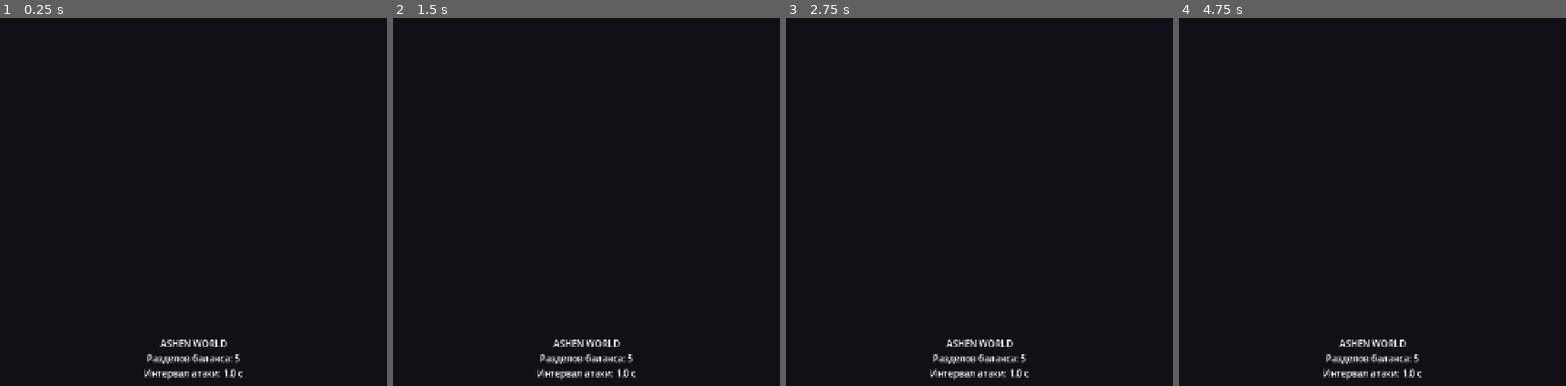
Above: before the commit, frames 1-4 (left to right).
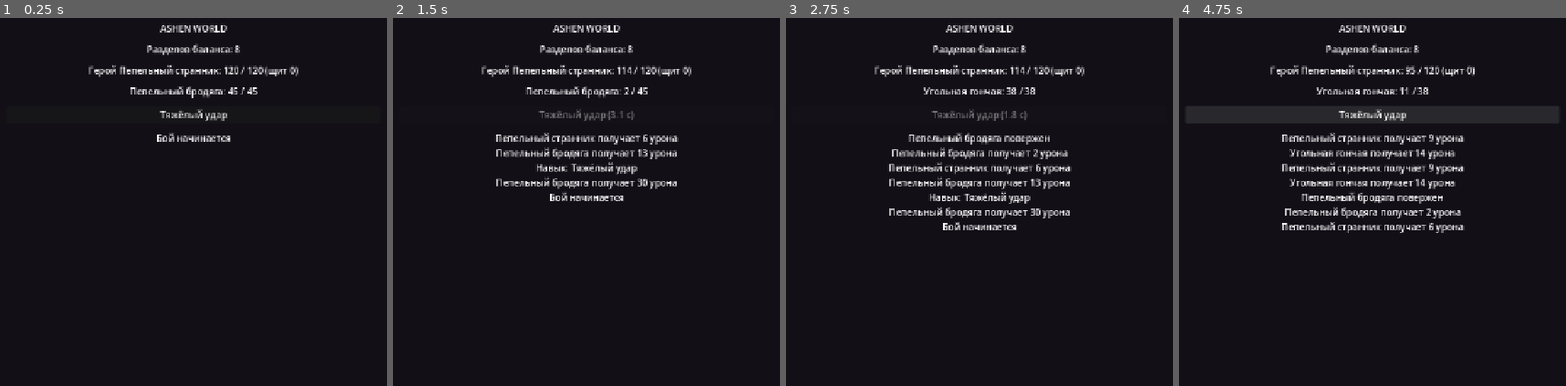
Above: after the commit, the same moments.

Repository: iZvex/AshenWorld
Game: Godot game, scene res://scenes/main/main.tscn
The game is run twice, just before and just after one commit, with the same random seed, the same clock (stepped at 60 frames per second) and the same inputs.
Inputs (mouse positions are in pixels of both pictures, inside the frame that each line leads up to):
- Up to frame 1 (0.25 s): no input
- Up to frame 2 (1.5 s): click (586, 113) at 0.5 s, where only the run after the commit has a clickable "Тяжёлый удар"; tap Enter at 1.25 s
- Up to frame 3 (2.75 s): tap Space at 2 s
- Up to frame 4 (4.75 s): tap Enter at 2.75 s; tap Space at 3.5 s

The runs differ from the first frame. In frame 1, 3.3% of the frame differs, in the area x 22-78%, y 1-99%; in frame 2, 5.5%; in frame 3, 6.4%; in frame 4, 11%, in the area x 1-99%, y 1-99%.

Commit message:
[skip ci] Добавлен прототип боя: автоатаки, урон, защита, навыки и точечные тесты

Diff:
--- a/data/balance.json
+++ b/data/balance.json
@@ -1,10 +1,54 @@
 {
-  "version": 1,
+  "version": 2,
   "combat": {
     "attack_interval_seconds": 1.0,
     "base_damage": 10,
     "critical_chance": 0.05,
-    "critical_multiplier": 1.5
+    "critical_multiplier": 1.5,
+    "defense_reduction_per_point": 0.02,
+    "max_defense_reduction": 0.6
+  },
+  "hero": {
+    "name": "Пепельный странник",
+    "max_health": 120,
+    "attack": 14,
+    "defense": 4,
+    "crit_chance": 0.05
+  },
+  "enemies": {
+    "ash_walker": {
+      "name": "Пепельный бродяга",
+      "max_health": 45,
+      "attack": 7,
+      "defense": 2,
+      "crit_chance": 0.0
+    },
+    "cinder_hound": {
+      "name": "Угольная гончая",
+      "max_health": 38,
+      "attack": 10,
+      "defense": 1,
+      "crit_chance": 0.0
+    },
+    "ruin_guard": {
+      "name": "Страж руин",
+      "max_health": 90,
+      "attack": 12,
+      "defense": 6,
+      "crit_chance": 0.0
+    }
+  },
+  "skills": {
+    "heavy_strike": {
+      "name": "Тяжёлый удар",
+      "cooldown_seconds": 4.0,
+      "damage_multiplier": 2.2
+    },
+    "ash_guard": {
+      "name": "Пепельный щит",
+      "cooldown_seconds": 6.0,
+      "shield_ratio": 0.25
+    }
   },
   "progression": {
     "base_experience": 100,
--- a/scenes/main/main.tscn
+++ b/scenes/main/main.tscn
@@ -20,19 +20,47 @@
 grow_vertical = 2
 color = Color(0.07, 0.06, 0.09, 1)
 
-[node name="StatusLabel" type="Label" parent="."]
+[node name="Panel" type="VBoxContainer" parent="."]
 layout_mode = 1
-anchors_preset = 8
-anchor_left = 0.5
-anchor_top = 0.5
-anchor_right = 0.5
-anchor_bottom = 0.5
-offset_left = -300.0
-offset_top = -60.0
-offset_right = 300.0
-offset_bottom = 60.0
+anchors_preset = 15
+anchor_right = 1.0
+anchor_bottom = 1.0
+offset_left = 32.0
+offset_top = 48.0
+offset_right = -32.0
+offset_bottom = -48.0
 grow_horizontal = 2
 grow_vertical = 2
+theme_override_constants/separation = 14
+
+[node name="TitleLabel" type="Label" parent="Panel"]
+layout_mode = 2
+text = "ASHEN WORLD"
+horizontal_alignment = 1
+
+[node name="BalanceLabel" type="Label" parent="Panel"]
+layout_mode = 2
 text = "Загрузка..."
 horizontal_alignment = 1
-vertical_alignment = 1
+
+[node name="HeroLabel" type="Label" parent="Panel"]
+layout_mode = 2
+text = "Герой: —"
+horizontal_alignment = 1
+
+[node name="EnemyLabel" type="Label" parent="Panel"]
+layout_mode = 2
+text = "Противник: —"
+horizontal_alignment = 1
+
+[node name="SkillButton" type="Button" parent="Panel"]
+layout_mode = 2
+text = "Тяжёлый удар"
+
+[node name="LogLabel" type="Label" parent="Panel"]
+layout_mode = 2
+size_flags_vertical = 3
+text = "Лог боя появится здесь"
+horizontal_alignment = 1
+vertical_alignment = 0
+autowrap_mode = 2
--- /dev/null
+++ b/scripts/combat/combat_catalog.gd
@@ -0,0 +1,46 @@
+extends RefCounted
+
+# Чтение боевых данных из единого файла баланса. Используется и игрой,
+# и точечным тестом, поэтому правила загрузки не дублируются.
+
+const BALANCE_PATH: String = "res://data/balance.json"
+
+
+static func load_balance() -> Dictionary:
+	var file: FileAccess = FileAccess.open(BALANCE_PATH, FileAccess.READ)
+	if file == null:
+		push_error("Не удалось открыть файл баланса: %s" % BALANCE_PATH)
+		return {}
+	var text: String = file.get_as_text()
+	file.close()
+	var parsed: Variant = JSON.parse_string(text)
+	if not parsed is Dictionary:
+		push_error("Некорректный файл баланса: %s" % BALANCE_PATH)
+		return {}
+	return parsed as Dictionary
+
+
+static func combat_balance(balance: Dictionary) -> Dictionary:
+	return balance.get("combat", {}) as Dictionary
+
+
+static func hero_data(balance: Dictionary) -> Dictionary:
+	return balance.get("hero", {}) as Dictionary
+
+
+static func skill_map(balance: Dictionary) -> Dictionary:
+	return balance.get("skills", {}) as Dictionary
+
+
+static func enemy_list(balance: Dictionary) -> Array:
+	var enemies: Dictionary = balance.get("enemies", {}) as Dictionary
+	var keys: Array = enemies.keys()
+	keys.sort()
+	var result: Array = []
+	for key in keys:
+		var entry: Variant = enemies[key]
+		if entry is Dictionary:
+			var copy: Dictionary = (entry as Dictionary).duplicate()
+			copy["id"] = str(key)
+			result.append(copy)
+	return result
--- /dev/null
+++ b/scripts/combat/combat_formulas.gd
@@ -0,0 +1,26 @@
+extends RefCounted
+
+# Все формулы боя собраны здесь и читают коэффициенты из единого файла баланса.
+# Дублировать расчёты в других скриптах запрещено.
+
+const DEFAULT_REDUCTION_PER_POINT: float = 0.02
+const DEFAULT_MAX_REDUCTION: float = 0.6
+const DEFAULT_CRITICAL_MULTIPLIER: float = 1.5
+
+
+static func defense_reduction(defense: float, balance: Dictionary) -> float:
+	var per_point: float = float(balance.get("defense_reduction_per_point", DEFAULT_REDUCTION_PER_POINT))
+	var cap: float = float(balance.get("max_defense_reduction", DEFAULT_MAX_REDUCTION))
+	return clampf(maxf(0.0, defense) * per_point, 0.0, cap)
+
+
+static func calculate_damage(attack: float, target_defense: float, multiplier: float, is_critical: bool, balance: Dictionary) -> float:
+	var reduction: float = defense_reduction(target_defense, balance)
+	var damage: float = maxf(0.0, attack) * (1.0 - reduction) * maxf(0.0, multiplier)
+	if is_critical:
+		damage *= float(balance.get("critical_multiplier", DEFAULT_CRITICAL_MULTIPLIER))
+	return maxf(0.0, damage)
+
+
+static func roll_critical(crit_chance: float, rng: RandomNumberGenerator) -> bool:
+	return rng.randf() < clampf(crit_chance, 0.0, 1.0)
--- /dev/null
+++ b/scripts/combat/combat_system.gd
@@ -0,0 +1,116 @@
+extends RefCounted
+
+# Логика автоматического боя: не зависит от сцен и интерфейса, поэтому
+# проверяется отдельным точечным тестом без запуска всей игры.
+
+const Combatant = preload("res://scripts/combat/combatant.gd")
+const CombatFormulas = preload("res://scripts/combat/combat_formulas.gd")
+
+signal damage_dealt(target_name: String, amount: float, is_critical: bool)
+signal enemy_defeated(enemy_name: String)
+signal hero_defeated()
+signal skill_used(skill_name: String)
+signal shield_changed(amount: float)
+
+var balance: Dictionary = {}
+var hero
+var enemy
+var enemies: Array = []
+var skills: Dictionary = {}
+var rng: RandomNumberGenerator = RandomNumberGenerator.new()
+var elapsed: float = 0.0
+var hero_next_attack: float = 0.0
+var enemy_next_attack: float = 0.0
+var skill_cooldowns: Dictionary = {}
+var enemy_index: int = -1
+var running: bool = false
+
+
+func _init(hero_data: Dictionary, enemy_list: Array, skill_map: Dictionary, combat_balance: Dictionary, seed_value: int = 12345) -> void:
+	balance = combat_balance
+	enemies = enemy_list.duplicate()
+	skills = skill_map
+	rng.seed = seed_value
+	hero = Combatant.new(hero_data)
+	hero.crit_chance = float(combat_balance.get("critical_chance", hero.crit_chance))
+	var interval: float = float(combat_balance.get("attack_interval_seconds", 1.0))
+	hero_next_attack = interval
+	running = true
+	spawn_next_enemy(interval)
+
+
+func spawn_next_enemy(interval: float = -1.0) -> void:
+	enemy_index += 1
+	if enemy_index >= enemies.size():
+		enemy = null
+		running = false
+		return
+	enemy = Combatant.new(enemies[enemy_index])
+	if interval < 0.0:
+		interval = float(balance.get("attack_interval_seconds", 1.0))
+	enemy_next_attack = elapsed + interval
+
+
+func advance(delta: float) -> void:
+	if not running or delta <= 0.0:
+		return
+	elapsed += delta
+	var interval: float = float(balance.get("attack_interval_seconds", 1.0))
+	if hero_next_attack <= elapsed and hero.alive:
+		perform_attack(hero, enemy, 1.0)
+		hero_next_attack = elapsed + interval
+	if enemy != null and enemy.alive and enemy_next_attack <= elapsed:
+		perform_attack(enemy, hero, 1.0)
+		enemy_next_attack = elapsed + interval
+
+
+func perform_attack(attacker, target, multiplier: float) -> void:
+	if target == null or not target.alive or not attacker.alive:
+		return
+	var critical: bool = CombatFormulas.roll_critical(attacker.crit_chance, rng)
+	var amount: float = CombatFormulas.calculate_damage(attacker.attack, target.defense, multiplier, critical, balance)
+	var dealt: float = target.receive_damage(amount)
+	damage_dealt.emit(target.display_name, dealt, critical)
+	if not target.alive:
+		if target == hero:
+			hero_defeated.emit()
+			running = false
+		elif enemy != null and target == enemy:
+			enemy_defeated.emit(target.display_name)
+			spawn_next_enemy()
+
+
+func use_skill(skill_id: String) -> bool:
+	if not running or not hero.alive or not skills.has(skill_id):
+		return false
+	if get_cooldown_remaining(skill_id) > 0.0:
+		return false
+	var skill: Dictionary = skills[skill_id] as Dictionary
+	skill_cooldowns[skill_id] = elapsed + float(skill.get("cooldown_seconds", 1.0))
+	var multiplier: float = float(skill.get("damage_multiplier", 0.0))
+	if multiplier > 0.0 and enemy != null:
+		perform_attack(hero, enemy, multiplier)
+	var shield_ratio: float = float(skill.get("shield_ratio", 0.0))
+	if shield_ratio > 0.0:
+		var shield_amount: float = hero.max_health * shield_ratio
+		hero.add_shield(shield_amount)
+		shield_changed.emit(shield_amount)
+	skill_used.emit(str(skill.get("name", skill_id)))
+	return true
+
+
+func get_cooldown_remaining(skill_id: String) -> float:
+	return maxf(0.0, float(skill_cooldowns.get(skill_id, 0.0)) - elapsed)
+
+
+func get_state() -> Dictionary:
+	return {
+		"hero_health": hero.health,
+		"hero_max_health": hero.max_health,
+		"hero_shield": hero.shield,
+		"enemy_name": enemy.display_name if enemy != null else "",
+		"enemy_health": enemy.health if enemy != null else 0.0,
+		"enemy_max_health": enemy.max_health if enemy != null else 0.0,
+		"running": running,
+		"defeated": maxi(0, enemy_index),
+	}
--- /dev/null
+++ b/scripts/combat/combatant.gd
@@ -0,0 +1,44 @@
+extends RefCounted
+
+# Состояние одного участника боя. Формулы урона сюда не входят:
+# они собраны в combat_formulas.gd и не дублируются.
+
+var display_name: String = ""
+var max_health: float = 0.0
+var health: float = 0.0
+var attack: float = 0.0
+var defense: float = 0.0
+var crit_chance: float = 0.0
+var shield: float = 0.0
+var alive: bool = true
+
+
+func _init(data: Dictionary) -> void:
+	display_name = str(data.get("name", "Безымянный"))
+	max_health = maxf(1.0, float(data.get("max_health", 1.0)))
+	health = max_health
+	attack = maxf(0.0, float(data.get("attack", 0.0)))
+	defense = maxf(0.0, float(data.get("defense", 0.0)))
+	crit_chance = clampf(float(data.get("crit_chance", 0.0)), 0.0, 1.0)
+
+
+func receive_damage(amount: float) -> float:
+	if not alive or amount <= 0.0:
+		return 0.0
+	var absorbed: float = minf(shield, amount)
+	shield -= absorbed
+	var to_health: float = minf(health, amount - absorbed)
+	health = maxf(0.0, health - to_health)
+	if health <= 0.0:
+		alive = false
+	return to_health
+
+
+func add_shield(amount: float) -> void:
+	shield = maxf(0.0, shield + amount)
+
+
+func restore() -> void:
+	health = max_health
+	shield = 0.0
+	alive = true
--- a/scripts/main/main.gd
+++ b/scripts/main/main.gd
@@ -1,15 +1,96 @@
 extends Control
 
-# Стартовая сцена проекта. Показывает реальное состояние загрузки данных:
-# сколько разделов баланса прочитано и какой интервал атаки задан.
-# Неработающих кнопок и заглушек интерфейса здесь нет.
+# Стартовая сцена с работающим прототипом боя. Каждый элемент интерфейса
+# показывает реальное состояние CombatSystem, заглушек здесь нет.
 
-@onready var status_label: Label = $StatusLabel
+const CombatSystem = preload("res://scripts/combat/combat_system.gd")
+const CombatCatalog = preload("res://scripts/combat/combat_catalog.gd")
+
+@onready var balance_label: Label = $Panel/BalanceLabel
+@onready var hero_label: Label = $Panel/HeroLabel
+@onready var enemy_label: Label = $Panel/EnemyLabel
+@onready var log_label: Label = $Panel/LogLabel
+@onready var skill_button: Button = $Panel/SkillButton
+
+var system
+var log_lines: PackedStringArray = PackedStringArray()
 
 
 func _ready() -> void:
-	var sections: int = GameConfig.values.size()
-	var combat: Dictionary = GameConfig.get_section("combat")
-	var interval: float = float(combat.get("attack_interval_seconds", 0.0))
-	status_label.text = "ASHEN WORLD\nРазделов баланса: %d\nИнтервал атаки: %.1f с" % [sections, interval]
-	print("Главная сцена готова, разделов баланса: %d" % sections)
+	var data: Dictionary = GameConfig.values
+	balance_label.text = "Разделов баланса: %d" % data.size()
+	system = CombatSystem.new(
+		CombatCatalog.hero_data(data),
+		CombatCatalog.enemy_list(data),
+		CombatCatalog.skill_map(data),
+		CombatCatalog.combat_balance(data),
+	)
+	system.damage_dealt.connect(_on_damage_dealt)
+	system.enemy_defeated.connect(_on_enemy_defeated)
+	system.hero_defeated.connect(_on_hero_defeated)
+	system.skill_used.connect(_on_skill_used)
+	system.shield_changed.connect(_on_shield_changed)
+	skill_button.pressed.connect(_on_skill_pressed)
+	_add_log("Бой начинается")
+	_update_view()
+	print("Прототип боя запущен, противников: %d" % CombatCatalog.enemy_list(data).size())
+
+
+func _process(delta: float) -> void:
+	system.advance(delta)
+	_update_view()
+
+
+func _update_view() -> void:
+	hero_label.text = "Герой %s: %.0f / %.0f (щит %.0f)" % [
+		system.hero.display_name,
+		system.hero.health,
+		system.hero.max_health,
+		system.hero.shield,
+	]
+	if system.enemy != null:
+		enemy_label.text = "%s: %.0f / %.0f" % [
+			system.enemy.display_name,
+			system.enemy.health,
+			system.enemy.max_health,
+		]
+	else:
+		enemy_label.text = "Противники повержены"
+	var remaining: float = system.get_cooldown_remaining("heavy_strike")
+	skill_button.disabled = not system.running or remaining > 0.0
+	if remaining > 0.0:
+		skill_button.text = "Тяжёлый удар (%.1f с)" % remaining
+	else:
+		skill_button.text = "Тяжёлый удар"
+
+
+func _on_skill_pressed() -> void:
+	system.use_skill("heavy_strike")
+
+
+func _on_damage_dealt(target_name: String, amount: float, is_critical: bool) -> void:
+	var suffix: String = " — критический удар!" if is_critical else ""
+	_add_log("%s получает %.0f урона%s" % [target_name, amount, suffix])
+
+
+func _on_enemy_defeated(enemy_name: String) -> void:
+	_add_log("%s повержен" % enemy_name)
+
+
+func _on_hero_defeated() -> void:
+	_add_log("Герой пал")
+
+
+func _on_skill_used(skill_name: String) -> void:
+	_add_log("Навык: %s" % skill_name)
+
+
+func _on_shield_changed(amount: float) -> void:
+	_add_log("Щит увеличен на %.0f" % amount)
+
+
+func _add_log(line: String) -> void:
+	log_lines.insert(0, line)
+	if log_lines.size() > 7:
+		log_lines.resize(7)
+	log_label.text = "\n".join(log_lines)
--- /dev/null
+++ b/tests/test_combat.gd
@@ -0,0 +1,139 @@
+extends SceneTree
+
+# Точечная проверка ТОЛЬКО боевой системы второго этапа.
+# Запуск: godot --headless --path . --script tests/test_combat.gd
+# Полная сборка APK для этой проверки не требуется.
+
+const CombatSystem = preload("res://scripts/combat/combat_system.gd")
+const CombatFormulas = preload("res://scripts/combat/combat_formulas.gd")
+const CombatCatalog = preload("res://scripts/combat/combat_catalog.gd")
+const Combatant = preload("res://scripts/combat/combatant.gd")
+
+var passed: int = 0
+var failed: int = 0
+
+
+func _initialize() -> void:
+	print("Проверка боевой системы второго этапа")
+	var data: Dictionary = CombatCatalog.load_balance()
+	_check("Файл баланса загружен", not data.is_empty())
+	var balance: Dictionary = CombatCatalog.combat_balance(data)
+	_check("Настройки боя загружены", not balance.is_empty())
+	var enemies: Array = CombatCatalog.enemy_list(data)
+	_check("Противники загружены", enemies.size() >= 3)
+	var skills: Dictionary = CombatCatalog.skill_map(data)
+	_check("Навыки загружены", skills.size() >= 2)
+
+	_test_formulas(balance)
+	_test_combatant()
+	_test_auto_battle(data, balance, enemies, skills)
+	_test_skills(data, balance, skills)
+	_test_defeat_and_death(balance, skills)
+
+	print("Итого: %d проверок пройдено, %d провалено" % [passed, failed])
+	quit(1 if failed > 0 else 0)
+
+
+func _check(name: String, condition: bool) -> void:
+	if condition:
+		passed += 1
+		print("  ✓ ", name)
+	else:
+		failed += 1
+		printerr("  ✗ ", name)
+
+
+func _test_formulas(balance: Dictionary) -> void:
+	var plain: float = CombatFormulas.calculate_damage(10.0, 0.0, 1.0, false, balance)
+	_check("Урон без защиты равен атаке", is_equal_approx(plain, 10.0))
+	var critical: float = CombatFormulas.calculate_damage(10.0, 0.0, 1.0, true, balance)
+	_check("Критический урон учитывает множитель баланса", is_equal_approx(critical, 10.0 * float(balance.get("critical_multiplier", 1.5))))
+	var defended: float = CombatFormulas.calculate_damage(10.0, 10.0, 1.0, false, balance)
+	var expected: float = 10.0 * (1.0 - 10.0 * float(balance.get("defense_reduction_per_point", 0.02)))
+	_check("Защита снижает урон по коэффициенту из данных", is_equal_approx(defended, expected))
+	var capped: float = CombatFormulas.defense_reduction(1000.0, balance)
+	_check("Снижение урона ограничено пределом", is_equal_approx(capped, float(balance.get("max_defense_reduction", 0.6))))
+	var changed: Dictionary = balance.duplicate()
+	changed["critical_multiplier"] = 3.0
+	_check("Формула читает коэффициент из данных, а не из константы", is_equal_approx(CombatFormulas.calculate_damage(10.0, 0.0, 1.0, true, changed), 30.0))
+	var boosted: float = CombatFormulas.calculate_damage(10.0, 0.0, 2.0, false, balance)
+	_check("Множитель навыка увеличивает урон", is_equal_approx(boosted, 20.0))
+	_check("Нулевая атака не даёт отрицательного урона", is_equal_approx(CombatFormulas.calculate_damage(-5.0, 0.0, 1.0, true, balance), 0.0))
+
+
+func _test_combatant() -> void:
+	var fighter = Combatant.new({"name": "Испытуемый", "max_health": 100.0, "attack": 10.0, "defense": 0.0})
+	_check("Здоровье после создания полное", is_equal_approx(fighter.health, 100.0))
+	var dealt: float = fighter.receive_damage(30.0)
+	_check("Урон уменьшает здоровье", is_equal_approx(dealt, 30.0) and is_equal_approx(fighter.health, 70.0))
+	fighter.add_shield(20.0)
+	var through: float = fighter.receive_damage(30.0)
+	_check("Щит поглощает часть урона", is_equal_approx(through, 10.0) and is_equal_approx(fighter.health, 60.0) and is_equal_approx(fighter.shield, 0.0))
+	var last: float = fighter.receive_damage(1000.0)
+	_check("Здоровье не уходит ниже нуля", is_equal_approx(last, 60.0) and is_equal_approx(fighter.health, 0.0))
+	_check("После смерти участник неживой", not fighter.alive)
+	_check("Повторный урон по погибшему не наносится", is_equal_approx(fighter.receive_damage(50.0), 0.0))
+	fighter.restore()
+	_check("Восстановление возвращает полное здоровье", fighter.alive and is_equal_approx(fighter.health, 100.0))
+
+
+func _test_auto_battle(data: Dictionary, balance: Dictionary, enemies: Array, skills: Dictionary) -> void:
+	var system = CombatSystem.new(CombatCatalog.hero_data(data), enemies, skills, balance, 7)
+	var start_health: float = system.enemy.health
+	system.advance(1.0)
+	_check("Автоатака героя наносит урон", system.enemy != null and system.enemy.health < start_health)
+	_check("Автоатака противника уменьшает здоровье героя", system.hero.health < system.hero.max_health)
+	var hits: Array = []
+	system.damage_dealt.connect(func(_target: String, amount: float, _critical: bool): hits.append(amount))
+	for i in range(60):
+		system.advance(1.0)
+	_check("Бой порождает события урона", hits.size() > 0)
+	_check("Здоровье героя не отрицательное", system.hero.health >= 0.0)
+	var state: Dictionary = system.get_state()
+	_check("Состояние боя содержит здоровье героя", state.has("hero_health"))
+	_check("Все противники в итоге повержены", int(state.get("defeated", 0)) >= 3)
+	_check("После последнего противника бой остановлен", not system.running)
+
+
+func _test_skills(data: Dictionary, balance: Dictionary, skills: Dictionary) -> void:
+	var mannequin: Array = [{"name": "Тренировочный манекен", "max_health": 100000.0, "attack": 0.0, "defense": 0.0}]
+	var system = CombatSystem.new(CombatCatalog.hero_data(data), mannequin, skills, balance, 11)
+	var hp_before: float = system.enemy.health
+	_check("Навык применяется", system.use_skill("heavy_strike"))
+	_check("Навык наносит усиленный урон", hp_before - system.enemy.health > 0.0)
+	_check("Повторное применение до отката запрещено", not system.use_skill("heavy_strike"))
+	_check("Откат навыка больше нуля", system.get_cooldown_remaining("heavy_strike") > 0.0)
+	system.advance(5.0)
+	_check("После отката навык снова доступен", system.use_skill("heavy_strike"))
+	_check("Неизвестный навык не применяется", not system.use_skill("несуществующий"))
+	var guard = CombatSystem.new(CombatCatalog.hero_data(data), mannequin, skills, balance, 13)
+	_check("Щитующий навык применяется", guard.use_skill("ash_guard"))
+	_check("Щит добавлен", guard.hero.shield > 0.0)
+	var shield_before: float = guard.hero.shield
+	var health_before: float = guard.hero.health
+	guard.hero.receive_damage(5.0)
+	_check("Щит принимает урон первым", guard.hero.shield < shield_before and is_equal_approx(guard.hero.health, health_before))
+
+
+func _test_defeat_and_death(balance: Dictionary, skills: Dictionary) -> void:
+	var weak_hero: Dictionary = {"name": "Слабый герой", "max_health": 10.0, "attack": 1.0, "defense": 0.0}
+	var strong: Array = [{"name": "Мощный враг", "max_health": 1000.0, "attack": 50.0, "defense": 0.0}]
+	var deaths: Array = []
+	var system = CombatSystem.new(weak_hero, strong, skills, balance, 3)
+	system.hero_defeated.connect(func(): deaths.append(true))
+	for i in range(10):
+		system.advance(1.0)
+	_check("Гибель героя фиксируется один раз", deaths.size() == 1)
+	_check("После гибели бой остановлен", not system.running)
+	_check("Здоровье погибшего героя равно нулю", is_equal_approx(system.hero.health, 0.0))
+
+	var victories: Array = []
+	var fragile: Array = [{"name": "Хрупкий враг", "max_health": 1.0, "attack": 0.0, "defense": 0.0}]
+	var wins = CombatSystem.new(
+		{"name": "Герой", "max_health": 100.0, "attack": 50.0, "defense": 0.0},
+		fragile, skills, balance, 5,
+	)
+	wins.enemy_defeated.connect(func(name: String): victories.append(name))
+	wins.advance(1.0)
+	_check("Победа над противником фиксируется", victories.size() == 1)
+	_check("После последнего противника бой завершён", not wins.running)
Not shown, added: scripts/combat/combat_catalog.gd.uid
Not shown, added: scripts/combat/combat_formulas.gd.uid
Not shown, added: scripts/combat/combat_system.gd.uid
Not shown, added: scripts/combat/combatant.gd.uid
Not shown, added: tests/test_combat.gd.uid
Not shown, added: docs/combat.md
Not shown, changed: docs/rules.md
